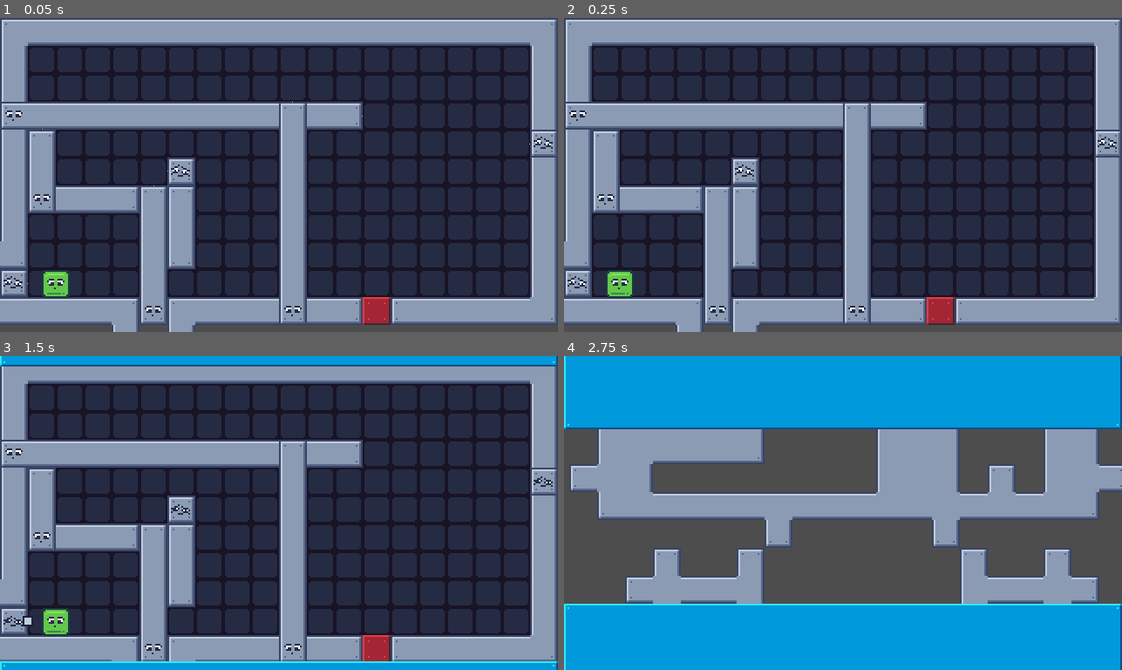
Above: before the commit, frames 1-4 (two rows, left to right).
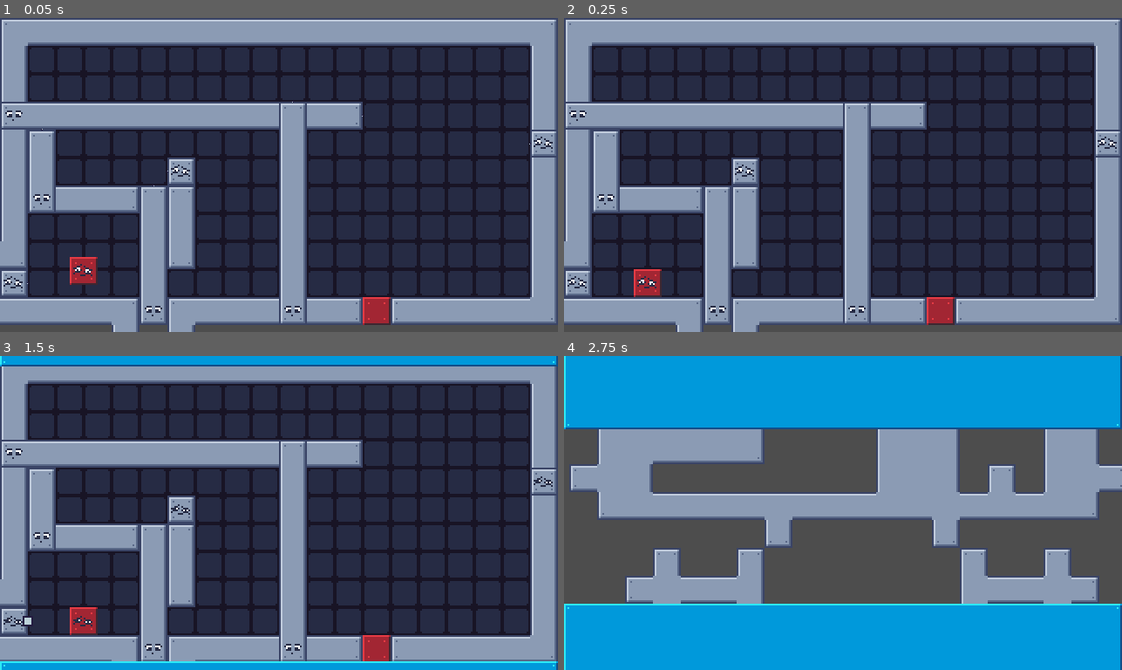
Above: after the commit, the same moments.

Repository: ARKANYOTA/globs
Game: Godot game, scene res://scenes/levels/level_1.tscn
Two runs of this game, one before a commit and one after it. Both use one fixed random seed, a clock stepped at 60 frames per second and the inputs below. This scene is started directly instead of the project's main scene.
Inputs (mouse positions are in pixels of both pictures, inside the frame that each line leads up to):
- Up to frame 1 (0.05 s): no input
- Up to frame 2 (0.25 s): no input
- Up to frame 3 (1.5 s): tap Enter (ui_accept) at 0.5, 0.77 s; move the mouse to (11, 619) at 0.52 s; press the mouse at (11, 619) at 0.53 s; hold Right (ui_right) from 0.53 s (still down); release the mouse at (11, 619) at 1.28 s; tap V (removeme2_nolan_usge_to_change_scene) at 1.35 s
- Up to frame 4 (2.75 s): tap Enter (ui_accept) at 1.52 s; move the mouse to (591, 619) at 2.02 s; release Right (ui_right) at 2.03 s; press the mouse at (591, 619) at 2.03 s; hold Left (ui_left) from 2.03 s (still down)

The runs differ from the first frame. In frame 1, 0.7% of the frame differs, in the area x 7-18%, y 76-90%; in frame 2, 0.7%, in the area x 7-18%, y 80-90%; in frame 3, 0.7%; in frame 4, nothing differs.

Commit message:
add lvl 1

Diff:
--- a/scenes/levels/level_1.tscn
+++ b/scenes/levels/level_1.tscn
@@ -15,7 +15,15 @@
 tile_set = ExtResource("1_vx2ym")
 
 [node name="Player" parent="." instance=ExtResource("2_w3cne")]
-position = Vector2(32, 152)
+position = Vector2(-40, 104)
+
+[node name="Block8" parent="." instance=ExtResource("3_5gr1g")]
+position = Vector2(48, 144)
+is_gravity_enabled = true
+up_extendable = false
+down_extendable = false
+left_extendable = false
+right_extendable = false
 
 [node name="Block" parent="." instance=ExtResource("3_5gr1g")]
 position = Vector2(8, 152)
Not shown: 1 places in scenes/main.tscn that only renumber resources
